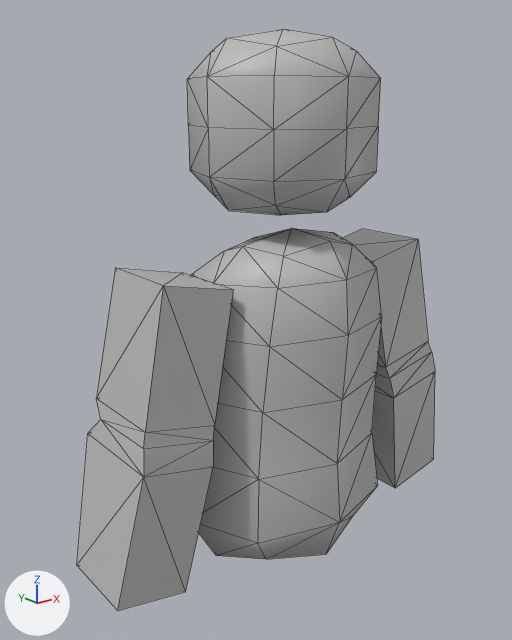
What one commit did to the FBX model Project4/Content/customer.fbx.
Rendered twice from a 50 mm camera at (-0.0551, -0.064, 0.0711) aimed at (-0.0019, 0.0024, 0.0445). Lighting does not change. The marker at lower left points along +X, +Y and +Z. Mesh edges are drawn as thin lines. Where no turn or scale is listed for an object, it has been applied to the vertices.

The scene before the commit, as lines of its bpy script (objects in view):
```python
mat_lambert1 = principled_material('lambert1')
mat_lambert1.base_color = (0.5, 0.5, 0.5)  # grey #bcbcbc
mat_lambert2 = principled_material('lambert2')
mat_lambert2.base_color = (0.5, 0.5, 0.5)  # grey #bcbcbc
me_mesh = bpy.data.meshes.new('Mesh')
me_mesh.from_pydata(...)  # 58 vertices, 112 faces; spans x -0.499..0.617, y -0.534..0.52, z -0.58..0.58
me_mesh.materials.append(mat_lambert2)  # grey #bcbcbc
me_mesh_001 = bpy.data.meshes.new('Mesh.001')
me_mesh_001.from_pydata(...)  # 42 vertices, 80 faces; spans x -0.0103..0.0103, y -0.0103..0.0103, z -0.0103..0.0103
me_mesh_001.materials.append(mat_lambert2)  # grey #bcbcbc
me_mesh_002 = bpy.data.meshes.new('Mesh.002')
me_mesh_002.from_pydata(...)  # 40 vertices, 72 faces; spans x -0.008..0.0458, y -0.0064..0.0064, z -0.0184..0.0184
me_mesh_002.materials.append(mat_lambert1)  # grey #bcbcbc
ob_pcube34 = bpy.data.objects.new('pCube34', me_mesh)
ob_pcube34.location = (0.0, 0.0, 0.0351)
ob_pcube34.rotation_euler = (1.571, 0.0, 1.571)  # degrees (90, 0, 90)
ob_pcube34.scale = (0.0234, 0.0411, 0.0234)
ob_pcube35 = bpy.data.objects.new('pCube35', me_mesh_001)
ob_pcube35.location = (0.0, 0.0, 0.068)
ob_pcube36 = bpy.data.objects.new('pCube36', me_mesh_002)
ob_pcube36.location = (-0.0189, 0.0, 0.0349)
```
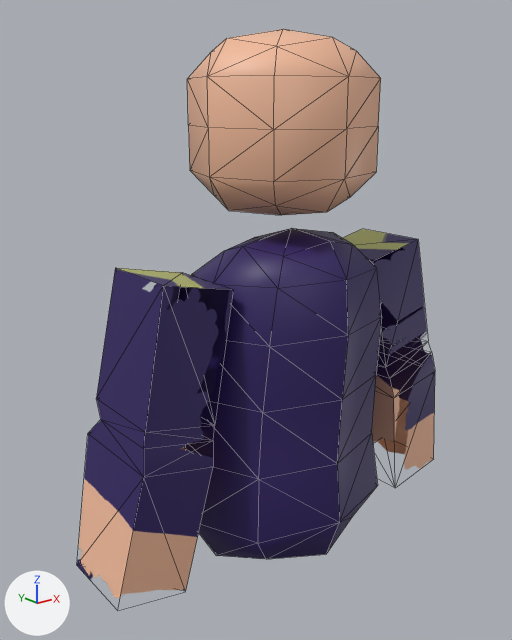
Commit message: revised customer stuff please update

Edits to the bpy script that builds the scene:
```text
Add img_customertexture_png:
    img_customertexture_png = load_image('customertexture.png', 'customertexture.png', 2048, 2048, 'sRGB')
Change mat_lambert2:
    remove mat_lambert2.base_color = (0.5, 0.5, 0.5)  # grey #bcbcbc
    add mat_lambert2.texture = img_customertexture_png  # with its transparency
Change mat_lambert1:
    remove mat_lambert1.base_color = (0.5, 0.5, 0.5)  # grey #bcbcbc
    add mat_lambert1.texture = img_customertexture_png  # with its transparency
```

Boxes (x1, y1, x2, y2) around the edits, measured in the pictures (512 x 640 px):
'pCube36', surface changed (grey to blue): (77, 229, 435, 611) in both
'pCube34', surface changed (grey to blue): (185, 228, 382, 559) in both
'pCube35', surface changed (grey to beige): (187, 29, 381, 215) in both
